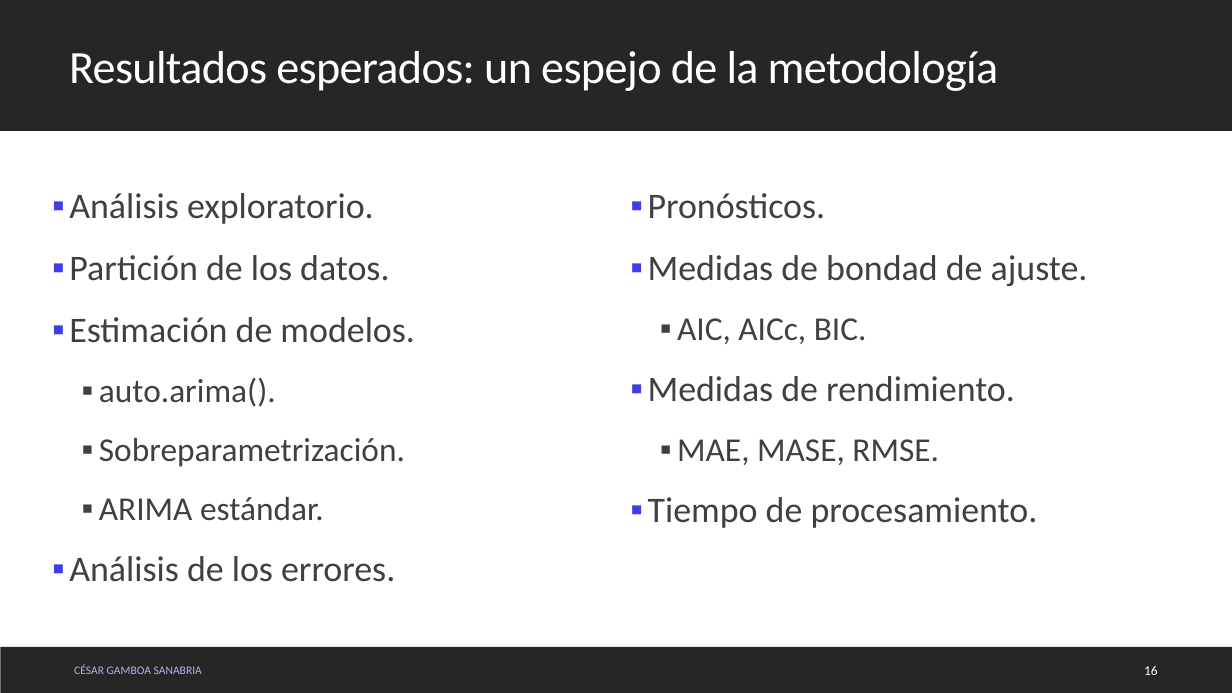
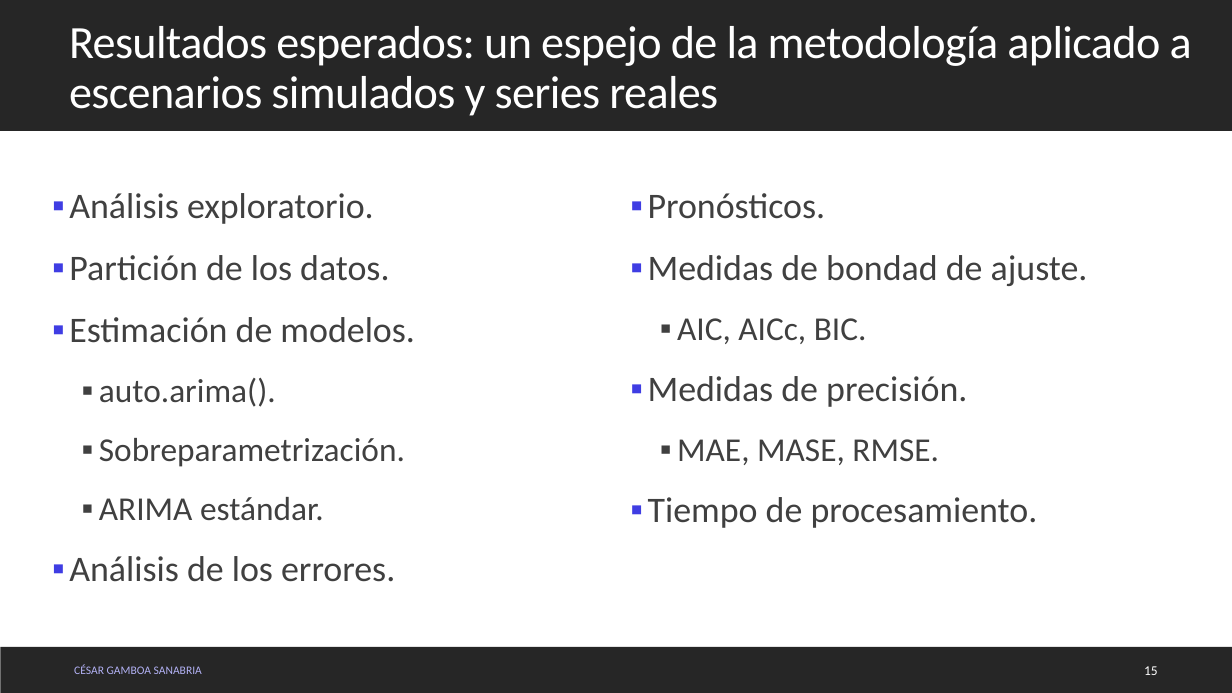
Before and after one commit to cgamboasanabria/Tesis, a slide deck: slide 15 of Products/Static_Documents/Examen de candidatura/Presentación.pptx (slide 16 before the commit). Drawn at 1232x693 pixels with LibreOffice and Linux fonts; fonts in the diff are those of the drawing; background and template pictures are left out. Boxes give left, top, right and bottom in pixels: in the first picture for what was removed or moved away, otherwise in the second. Text is boxed around its words. In the diff, an @@ line names an element or a change of style, - is before the commit and + after.

```diff
--- a/Products/Static_Documents/Examen de candidatura/Presentación.pptx
+++ b/Products/Static_Documents/Examen de candidatura/Presentación.pptx
@@ title at <box>69,26,1192,116</box>: text changed @@
-Resultados esperados: un espejo de la metodología
+Resultados esperados: un espejo de la metodología aplicado a escenarios simulados y series reales
@@ text at <box>648,376,967,407</box>: text changed @@
-▪ Medidas de rendimiento.
+▪ Medidas de precisión.
@@ page number at <box>1144,666,1158,675</box>: text changed @@
-16
+15
```
Also in this commit, not shown: 3 other slides changed, 1 slide added, 1 slide removed, 6 other files.
